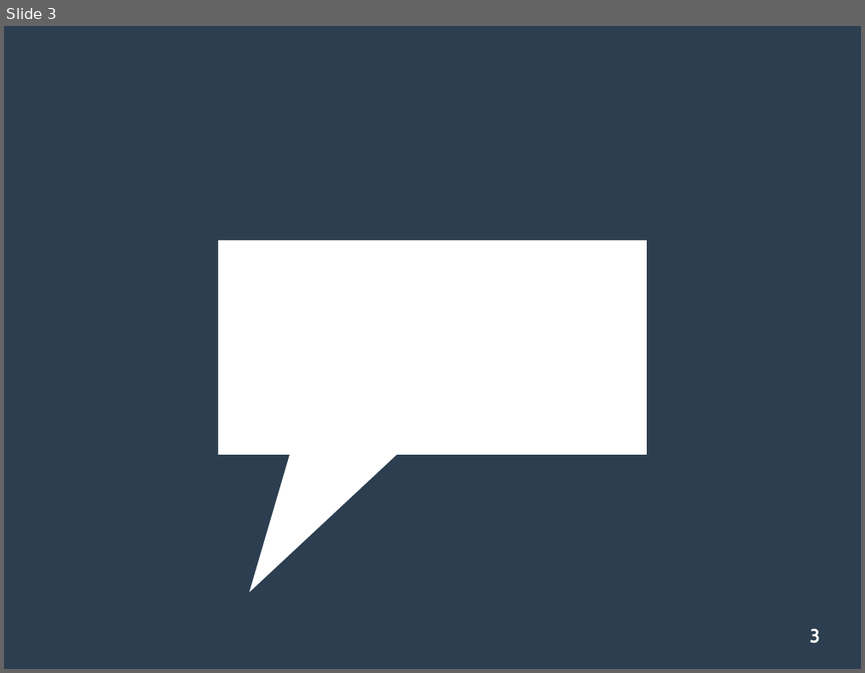
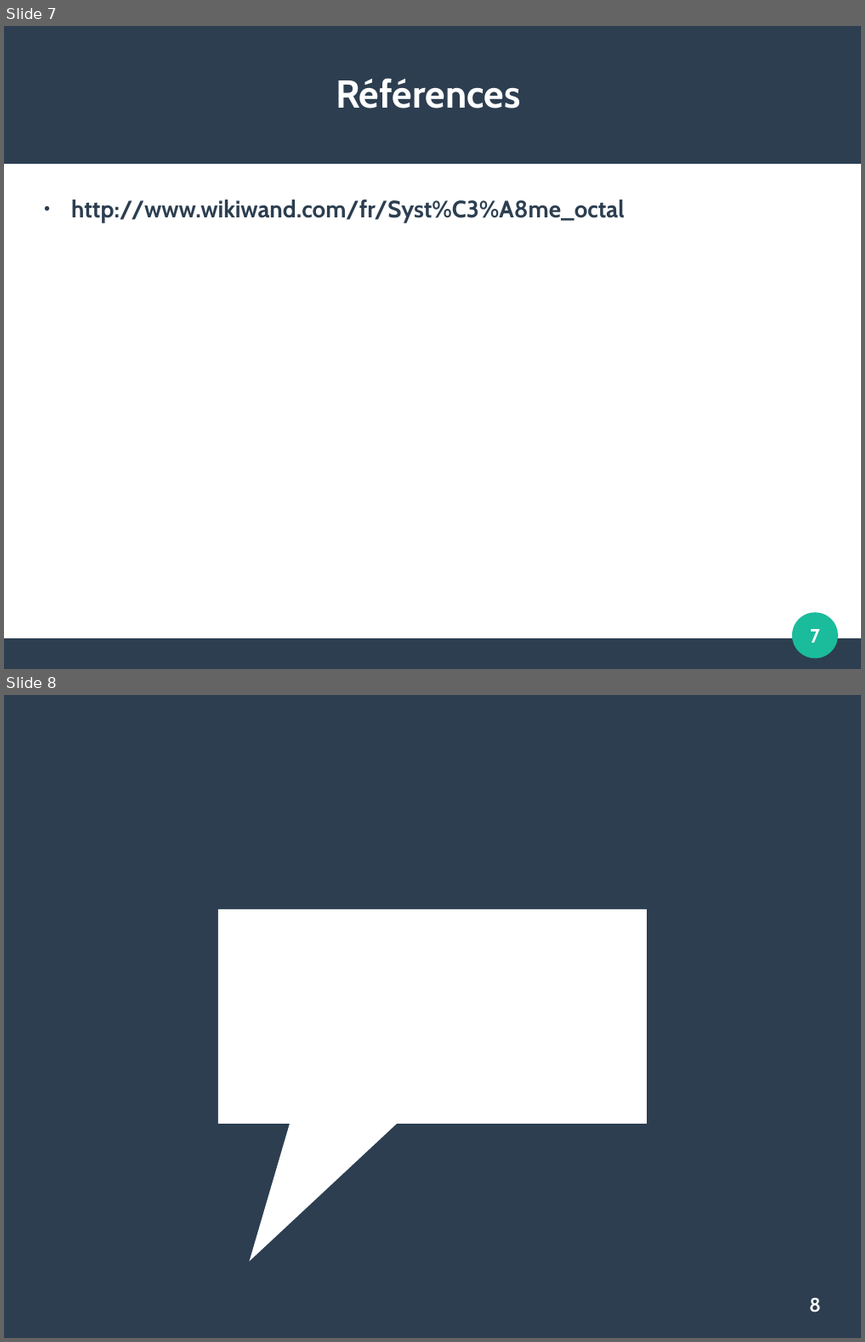
Before and after one commit to JulieMarielaure/Projet1BGE, a slide deck: Hexadécimal Octal.odp. Shown one above the other, each under a label of ours: slide 3 before the commit, slides 7 and 8 after it. The pictures are 865x673 and 865x1342 pixels, drawn with LibreOffice and Linux fonts; fonts in the diff are those of the drawing. Boxes give left, top, right and bottom in pixels: in the first picture for what was removed or moved away, otherwise in the second. Text is boxed around its words. In the diff, an @@ line names an element or a change of style, - is before the commit and + after.

```diff
--- a/Hexadécimal Octal.odp
+++ b/Hexadécimal Octal.odp
@@ slide 7 added at (x1=4, y1=26, x2=861, y2=669), background #FFFFFF @@
@@ rectangle added at (x1=4, y1=26, x2=861, y2=164), fill #2C3E50 @@
@@ title added at (x1=336, y1=78, x2=520, y2=108), 36 pt, text #FFFFFF, bold @@
+Références
@@ text added at (x1=71, y1=199, x2=624, y2=223), 22 pt, text #2C3E50, bold @@
+● http://www.wikiwand.com/fr/Syst%C3%A8me_octal
@@ ellipse added at (x1=793, y1=612, x2=838, y2=658), fill #1ABC9C @@
@@ page number added at (x1=810, y1=629, x2=820, y2=642), 18 pt, text #FFFFFF, bold @@
+7
@@ rectangle added at (x1=4, y1=638, x2=861, y2=669), fill #2C3E50 @@
@@ what was slide 3 is now slide 8 @@
@@ page number at (x1=809, y1=1297, x2=821, y2=1312): text changed @@
-3
+8
```
Also in this commit, not shown: 6 other slides added, 2 slides removed.
